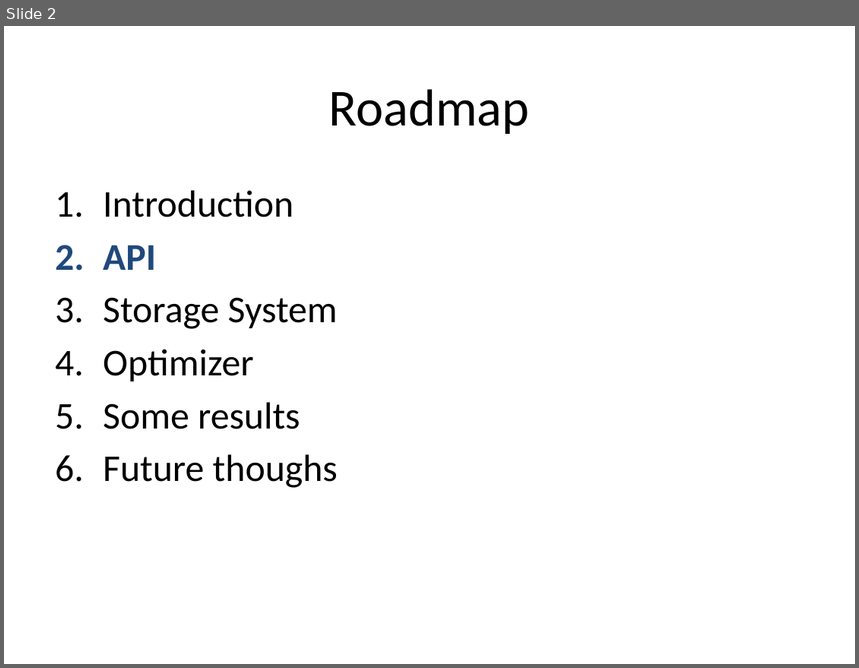
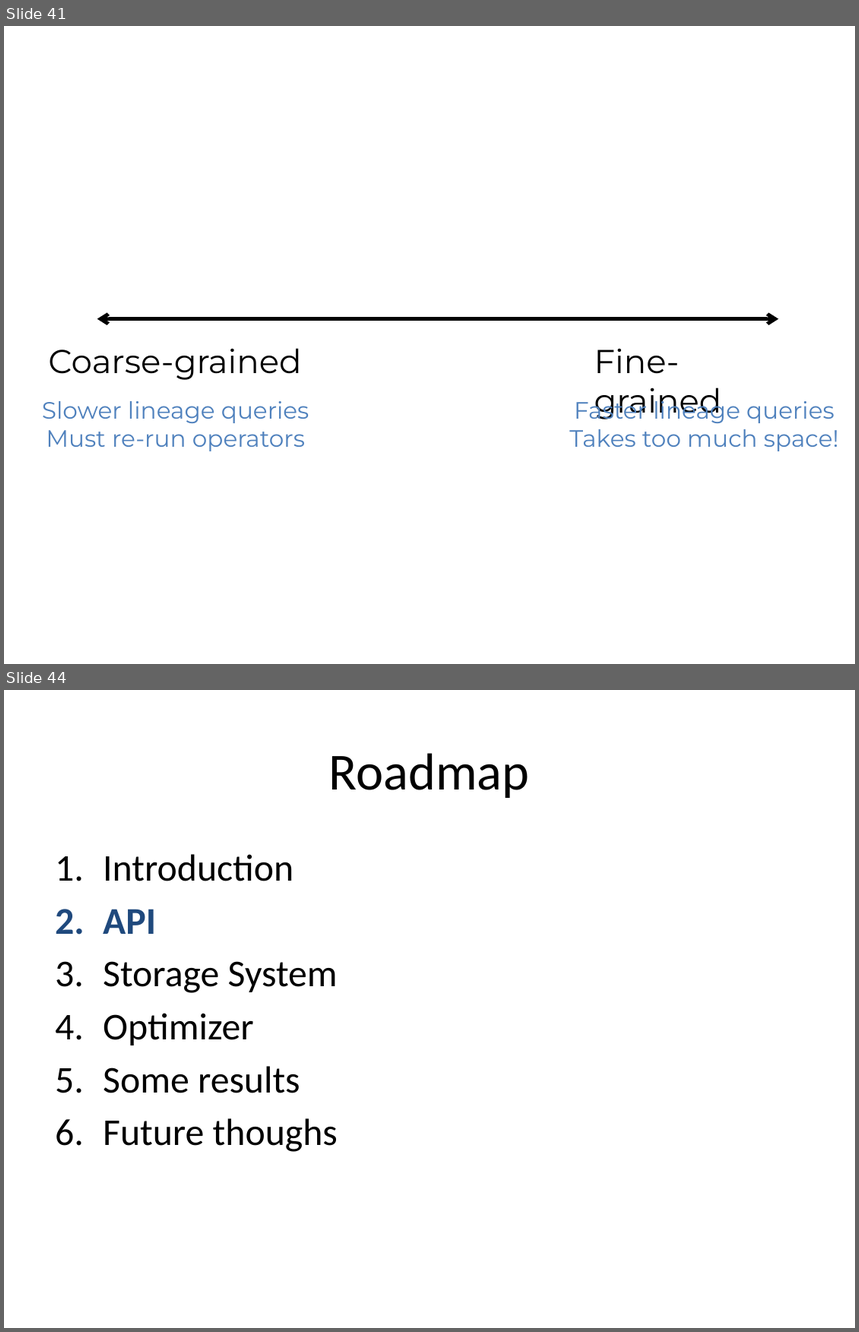
Before and after one commit to sirrice/subzero-paper, a slide deck: talk/icde2013_oldslides.pptx. Shown one above the other, each under a label of ours: slide 2 before the commit, slides 41 and 44 after it; the slides between them are not shown. The pictures are 859x668 and 859x1332 pixels, drawn with LibreOffice and Linux fonts; fonts in the diff are those of the drawing. Boxes give left, top, right and bottom in pixels: in the first picture for what was removed or moved away, otherwise in the second. Text is boxed around its words. In the diff, an @@ line names an element or a change of style, - is before the commit and + after.

```diff
--- a/talk/icde2013_oldslides.pptx
+++ b/talk/icde2013_oldslides.pptx
@@ slide 41 added at (x1=4, y1=26, x2=855, y2=664), background #FFFFFF @@
@@ double arrow added from (778, 319) to (97, 319), #000000 3 pt @@
@@ text added at (x1=48, y1=348, x2=301, y2=380), 28 pt, text #000000 @@
+Coarse-grained
@@ text added at (x1=595, y1=348, x2=722, y2=420), 28 pt, text #000000 @@
+Fine-grained
@@ text added at (x1=42, y1=401, x2=310, y2=452), 20 pt, text #4F81BD @@
+Slower lineage queries
+Must re-run operators
@@ text added at (x1=569, y1=396, x2=839, y2=452), 20 pt, text #4F81BD @@
+Faster lineage queries
+Takes too much space!
@@ what was slide 2 is now slide 44 @@
```
Also in this commit, not shown: 41 other slides added, 2 other files.
